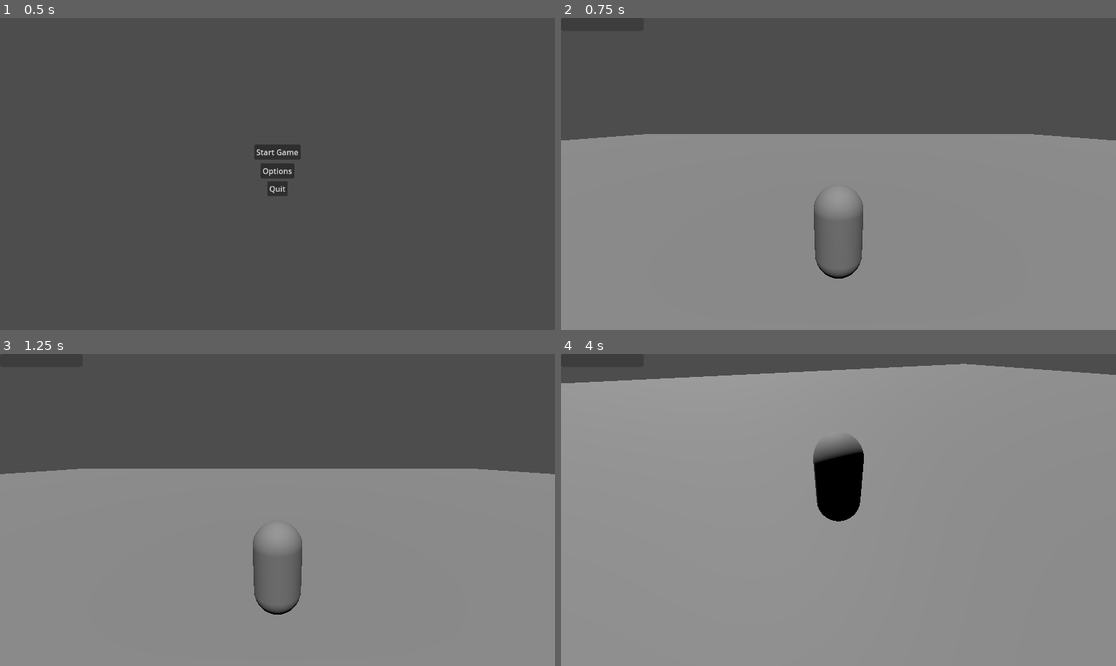
Above: before the commit, frames 1-4 (two rows, left to right).
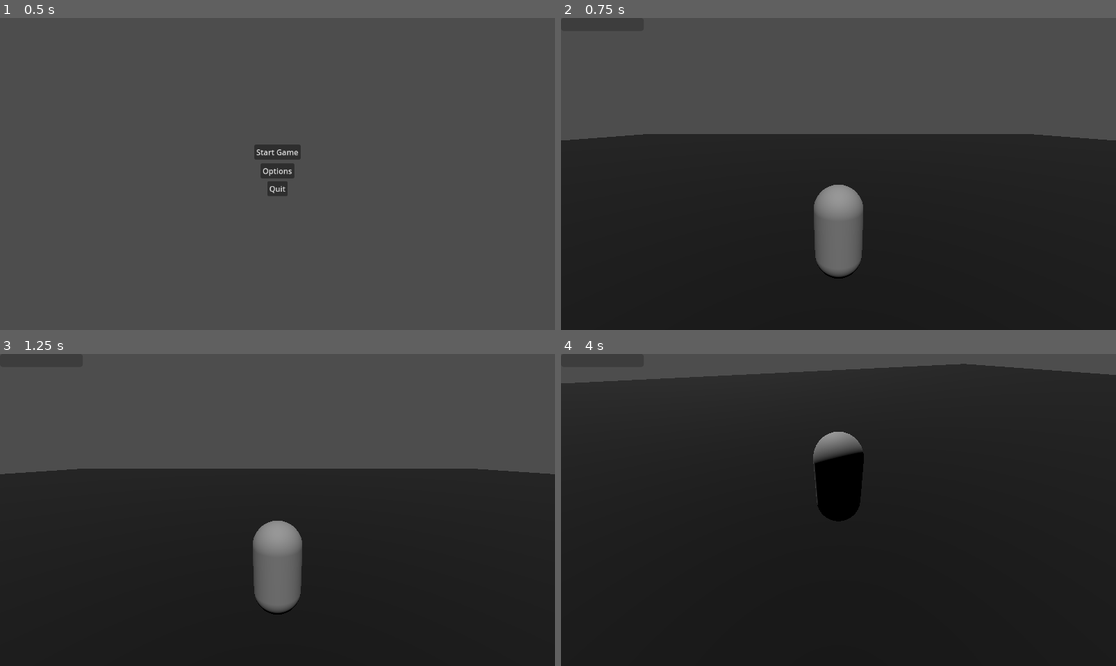
Above: after the commit, the same moments.

Repository: MikaelVV/Allmighty
Game: Godot game, scene res://Scenes/MainMenu.tscn
The game is run twice, just before and just after one commit, with the same random seed, the same clock (stepped at 60 frames per second) and the same inputs.
Inputs (mouse positions are in pixels of both pictures, inside the frame that each line leads up to):
- Up to frame 1 (0.5 s): no input
- Up to frame 2 (0.75 s): click "Start Game" at 0.5 s
- Up to frame 3 (1.25 s): no input
- Up to frame 4 (4 s): tap Enter (ui_accept) at 1.25, 1.52, 2.27, 2.75, 3.77 s; move the mouse to (960, 494) at 1.27 s; hold D (move_right) 1.28-2.03 s; click (960, 494) at 1.42 s; move the mouse to (810, 510) at 2.02 s; hold W (move_forward) from 2.03 s (still down); move the mouse to (849, 503) at 2.77 s; move the mouse to (832, 516) at 3.52 s

Frame 1 is identical in both runs. In frame 2, 60% of the frame differs, in the area x 0-100%, y 37-100%; in frame 3, 61%; in frame 4, 92%, in the area x 0-100%, y 3-100%.

Commit message:
platform color

Diff:
--- a/Scenes/main.tscn
+++ b/Scenes/main.tscn
@@ -1,8 +1,11 @@
-[gd_scene load_steps=3 format=3 uid="uid://bocxk78vocmjq"]
+[gd_scene load_steps=4 format=3 uid="uid://bocxk78vocmjq"]
 
 [ext_resource type="PackedScene" uid="uid://cgfgx01ebktag" path="res://Scenes/player.tscn" id="1_b2jon"]
 
 [sub_resource type="BoxShape3D" id="BoxShape3D_ykaip"]
+
+[sub_resource type="StandardMaterial3D" id="StandardMaterial3D_rgrgm"]
+albedo_color = Color(0, 0, 0, 1)
 
 [node name="main" type="Node3D"]
 
@@ -15,6 +18,7 @@
 shape = SubResource("BoxShape3D_ykaip")
 
 [node name="CSGBox3D" type="CSGBox3D" parent="Ground"]
+material_override = SubResource("StandardMaterial3D_rgrgm")
 
 [node name="DirectionalLight3D" type="DirectionalLight3D" parent="."]
 transform = Transform3D(1, 0, 0, 0, 0.5, 0.866025, 0, -0.866025, 0.5, 0, 26.4065, 40.764)
